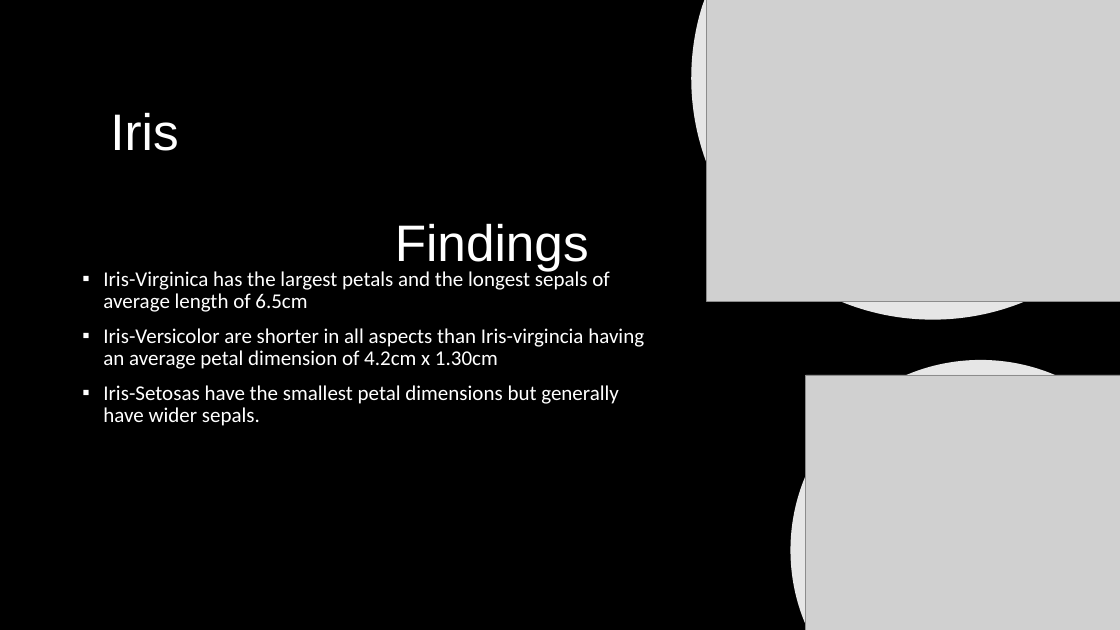
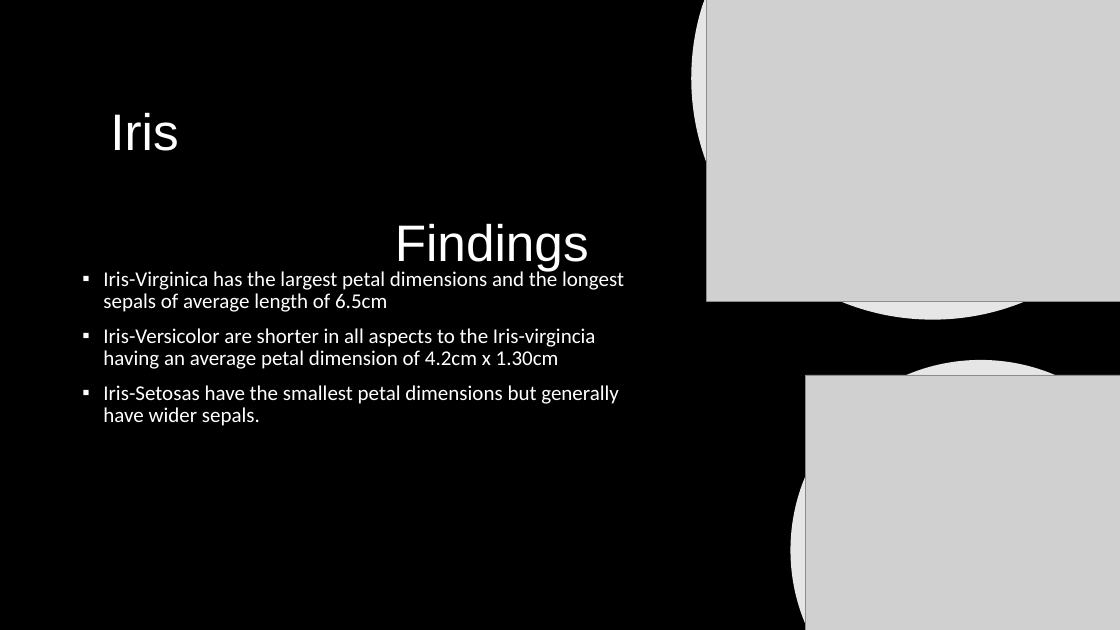
Before and after one commit to 3Thiago/Data-Science-Analtyics, a slide deck: slide 4 of IrisPresentation.pptx. Drawn at 1120x630 pixels with LibreOffice and Linux fonts; fonts in the diff are those of the drawing; grey boxes stand for pictures; background and template pictures are left out. Boxes give left, top, right and bottom in pixels: in the first picture for what was removed or moved away, otherwise in the second. Text is boxed around its words. In the diff, an @@ line names an element or a change of style, - is before the commit and + after.

```diff
--- a/IrisPresentation.pptx
+++ b/IrisPresentation.pptx
@@ text at bbox=[103, 268, 624, 369]: text changed @@
-▪ Iris-Virginica has the largest petals and the longest sepals of average length of 6.5cm
-▪ Iris-Versicolor are shorter in all aspects than Iris-virgincia having an average petal dimension of 4.2cm x 1.30cm
+▪ Iris-Virginica has the largest petal dimensions and the longest sepals of average length of 6.5cm
+▪ Iris-Versicolor are shorter in all aspects to the Iris-virgincia having an average petal dimension of 4.2cm x 1.30cm
```
Also in this commit, not shown: 2 other slides changed.
